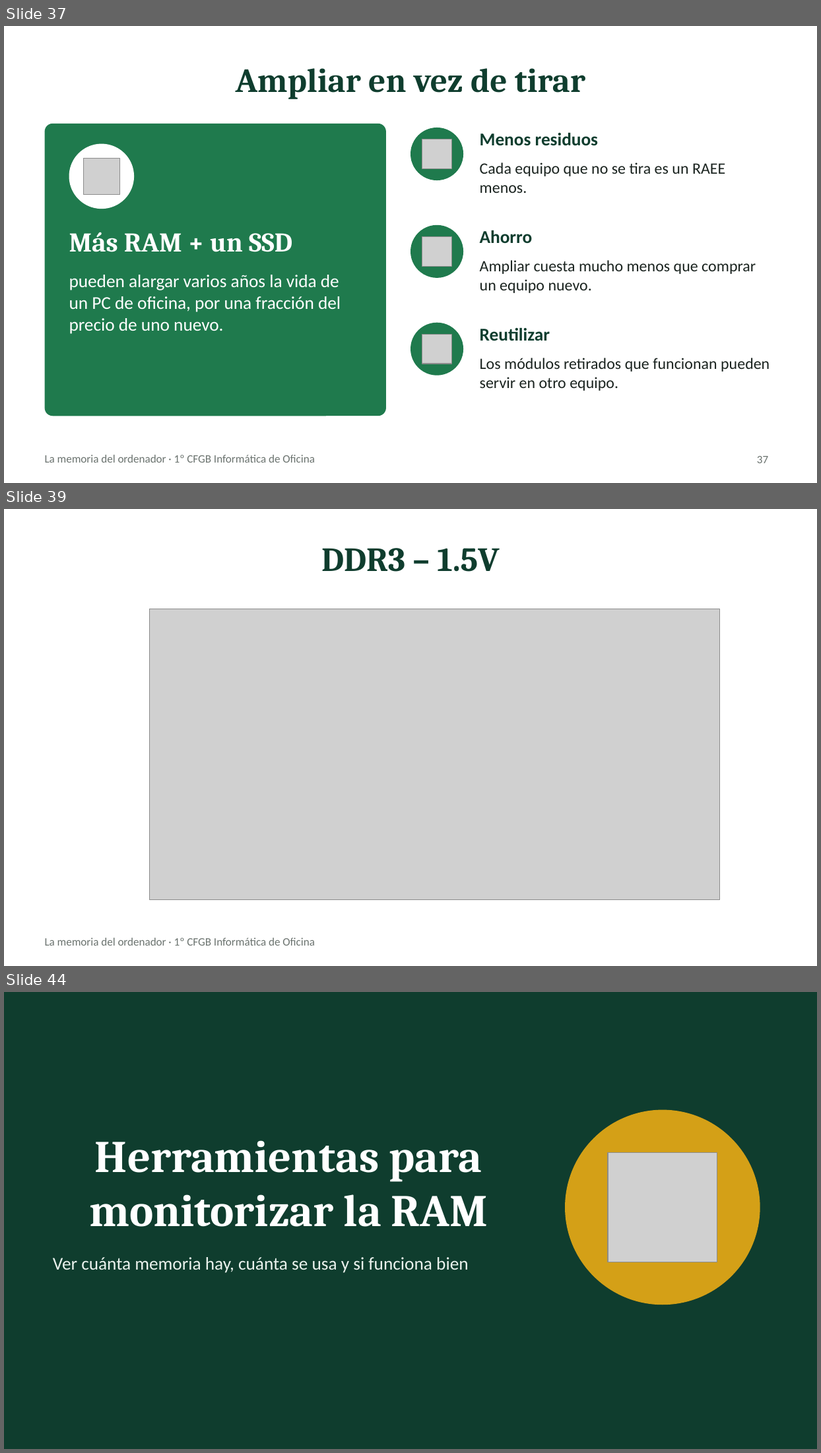
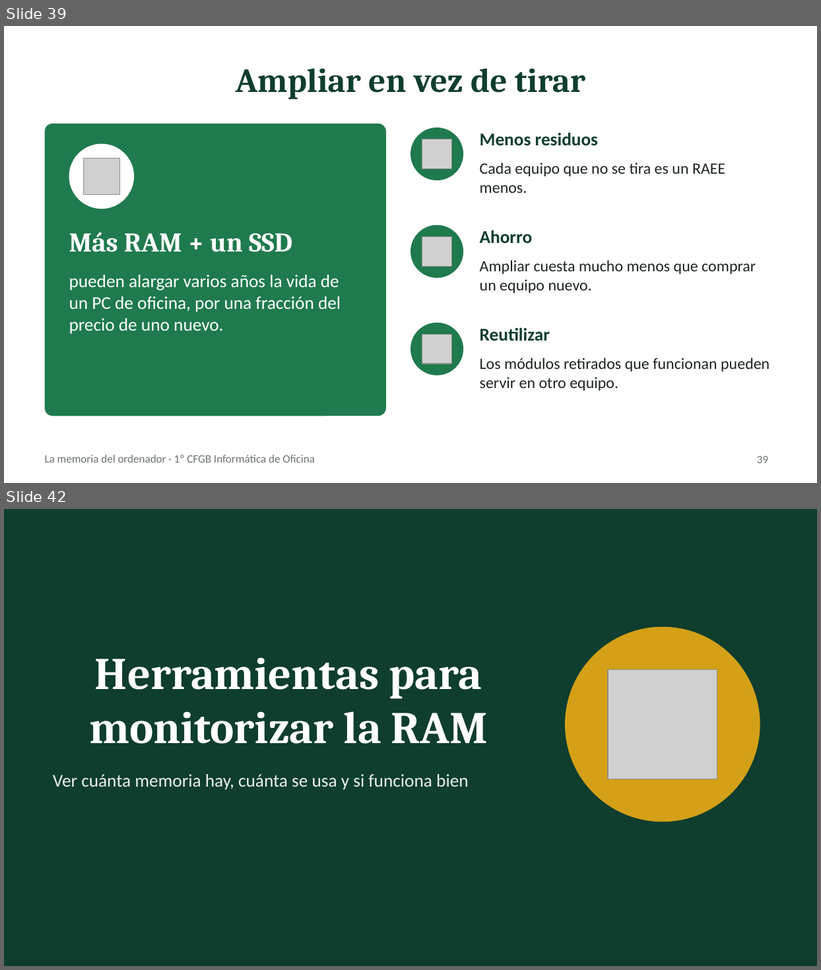
Before and after one commit to fpriesan-web/fpriesan-web.github.io, a slide deck: apuntes/1cfgb-montaje-mantenimiento/tema-3/la-memoria/La_memoria_del_ordenador.pptx. Shown one above the other, each under a label of ours: slides 37, 39 and 44 before the commit, slides 39 and 42 after it; the slides between them are not shown. The pictures are 821x1453 and 821x970 pixels, drawn with LibreOffice and Linux fonts; fonts in the diff are those of the drawing; grey boxes stand for pictures. Boxes give left, top, right and bottom in pixels: in the first picture for what was removed or moved away, otherwise in the second. Text is boxed around its words. In the diff, an @@ line names an element or a change of style, - is before the commit and + after.

```diff
--- a/apuntes/1cfgb-montaje-mantenimiento/tema-3/la-memoria/La_memoria_del_ordenador.pptx
+++ b/apuntes/1cfgb-montaje-mantenimiento/tema-3/la-memoria/La_memoria_del_ordenador.pptx
@@ slide 39 removed at bbox=[4, 509, 817, 966], background #FFFFFF; not listed: 1 template element that a slide beside it also shows @@
@@ title removed at bbox=[321, 548, 499, 572] @@
-DDR3 – 1.5V
@@ picture removed at bbox=[150, 609, 719, 900] @@
@@ what was slide 37 is now slide 39 @@
@@ page number at bbox=[757, 456, 768, 464]: text changed @@
-37
+39
@@ what was slide 44 is now slide 42 @@
```
Also in this commit, not shown: 11 slides changed, 5 slides added, 12 other slides removed, 1 other file.
